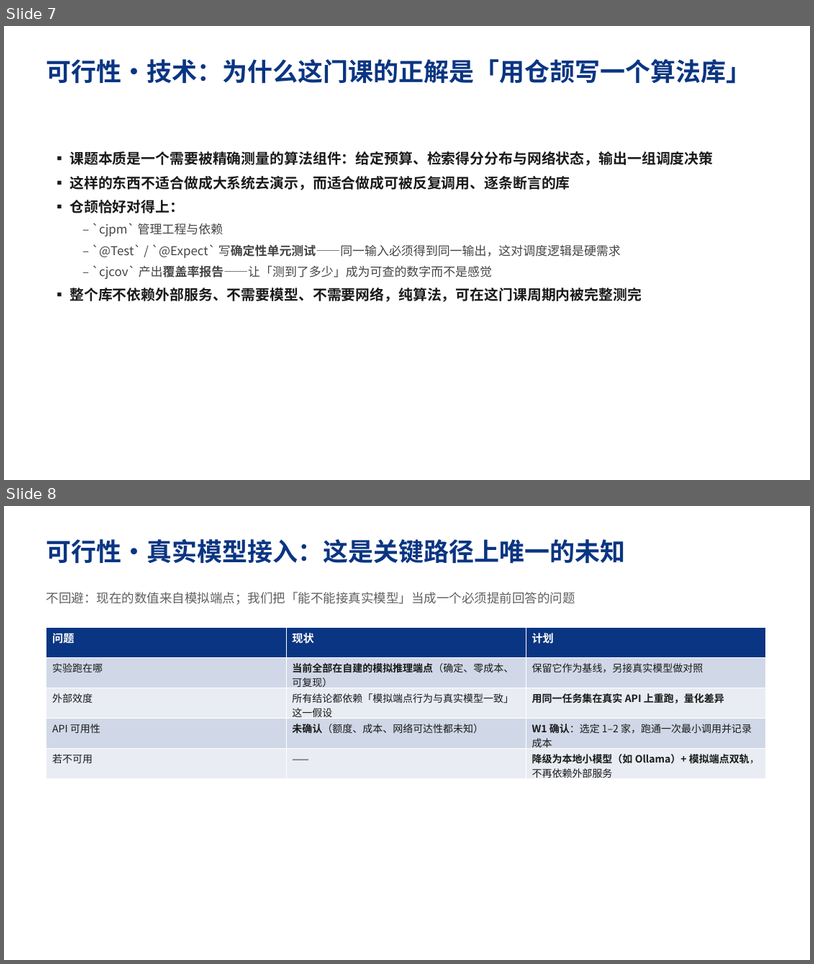
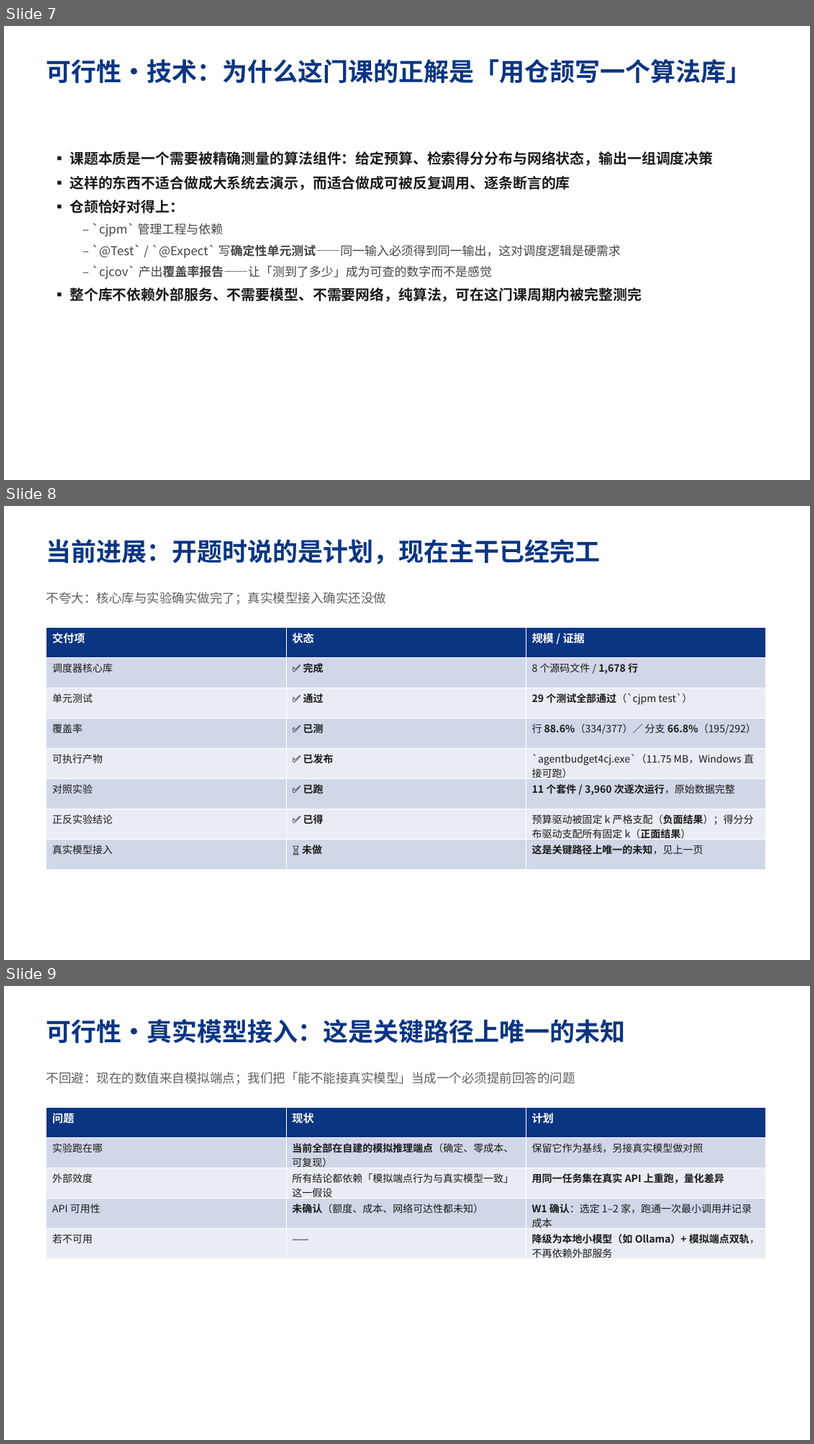
Before and after one commit to CCodeDong/agentbudget, a slide deck: deliverables/仓颉语言/立项.pptx. Shown one above the other, each under a label of ours: slides 7 and 8 before the commit, slides 7, 8 and 9 after it. The pictures are 814x964 and 814x1444 pixels, drawn with LibreOffice and Linux fonts; fonts in the diff are those of the drawing. Boxes give left, top, right and bottom in pixels: in the first picture for what was removed or moved away, otherwise in the second. Text is boxed around its words. In the diff, an @@ line names an element or a change of style, - is before the commit and + after.

Commit message:
两份立项 PPT 加入真实进度（按 A 的结构 + B 的实际状态）
移动应用开发（29 页）
- 新增 P16 当前进展：offlinelib-core 1417 行 / 87 测试通过 / 真实 UI 643 行
- 重写 P15：从「计划验证」改为「已实测」——建库 489ms、检索 22ms、增量删除快 560 倍
- P25 改为十二周并说明原因（软著 20-30 工作日）；P26/P27 拆为已完成与待做

仓颉（18 页）
- 新增 P8 当前进展：1678 行 / 29 测试 / 88.6% 行覆盖 / 3960 次实验 / 正反实验已得结论
- 保留原稿结构与老师认可的部分不动

两份修改说明同步更新页数与待办

```diff
--- a/deliverables/仓颉语言/立项.pptx
+++ b/deliverables/仓颉语言/立项.pptx
@@ slide 8 added at <box>4,506,810,960</box>, background #FFFFFF @@
@@ text added at <box>46,539,601,564</box>, 30 pt, text #0A3582, bold @@
+当前进展：开题时说的是计划，现在主干已经完工
@@ text added at <box>46,592,386,605</box>, 15 pt, text #606060 @@
+不夸大：核心库与实验确实做完了；真实模型接入确实还没做
@@ table added at <box>46,627,767,869</box>, 8 rows, 3 columns @@
+交付项 | 状态 | 规模 / 证据
+调度器核心库 | ✅ 完成 | 8 个源码文件 / 1,678 行
+单元测试 | ✅ 通过 | 29 个测试全部通过（`cjpm test`）
+覆盖率 | ✅ 已测 | 行 88.6%（334/377）／ 分支 66.8%（195/292）
+可执行产物 | ✅ 已发布 | `agentbudget4cj.exe`（11.75 MB，Windows 直接可跑）
+对照实验 | ✅ 已跑 | 11 个套件 / 3,960 次逐次运行，原始数据完整
+正反实验结论 | ✅ 已得 | 预算驱动被固定 k 严格支配（负面结果）；得分分布驱动支配所有固定 k（正面结果）
+真实模型接入 | ⏳ 未做 | 这是关键路径上唯一的未知，见上一页
@@ what was slide 8 is now slide 9 @@
```
Also in this commit, not shown: 6 other files.
